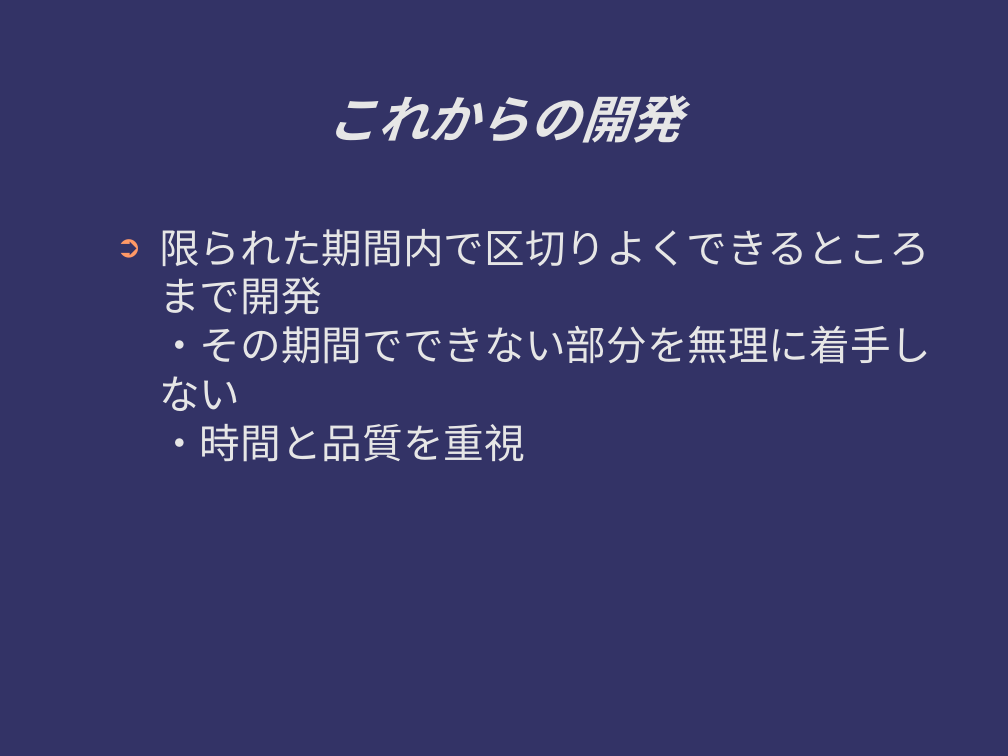
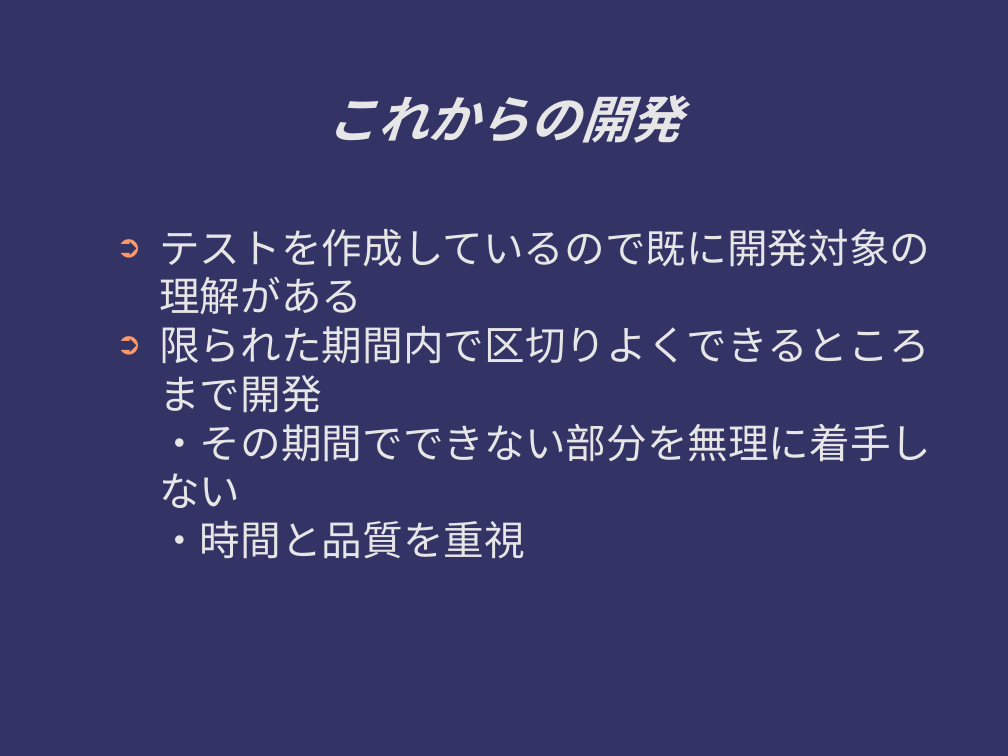
Before and after one commit to ichylinux/daddy, a slide deck: slide 12 of doc/concept.odp. Drawn at 1008x756 pixels with LibreOffice and Linux fonts; fonts in the diff are those of the drawing. Boxes give left, top, right and bottom in pixels: in the first picture for what was removed or moved away, otherwise in the second. Text is boxed around its words. In the diff, an @@ line names an element or a change of style, - is before the commit and + after.

```diff
--- a/doc/concept.odp
+++ b/doc/concept.odp
@@ text at [159, 229, 930, 314]: paragraph added @@
+➲ テストを作成しているので既に開発対象の理解がある
```
Also in this commit, not shown: 4 other slides changed.
